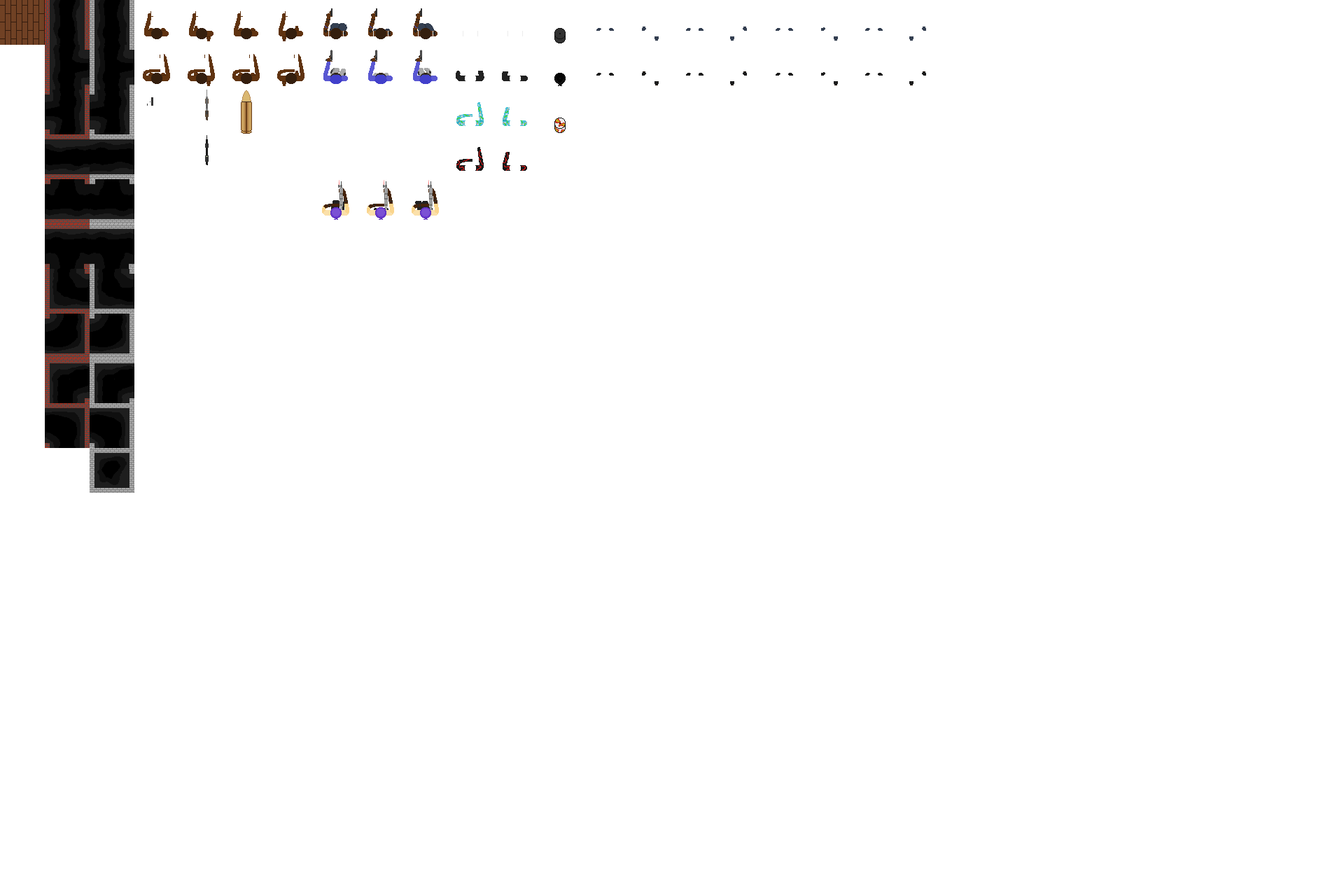
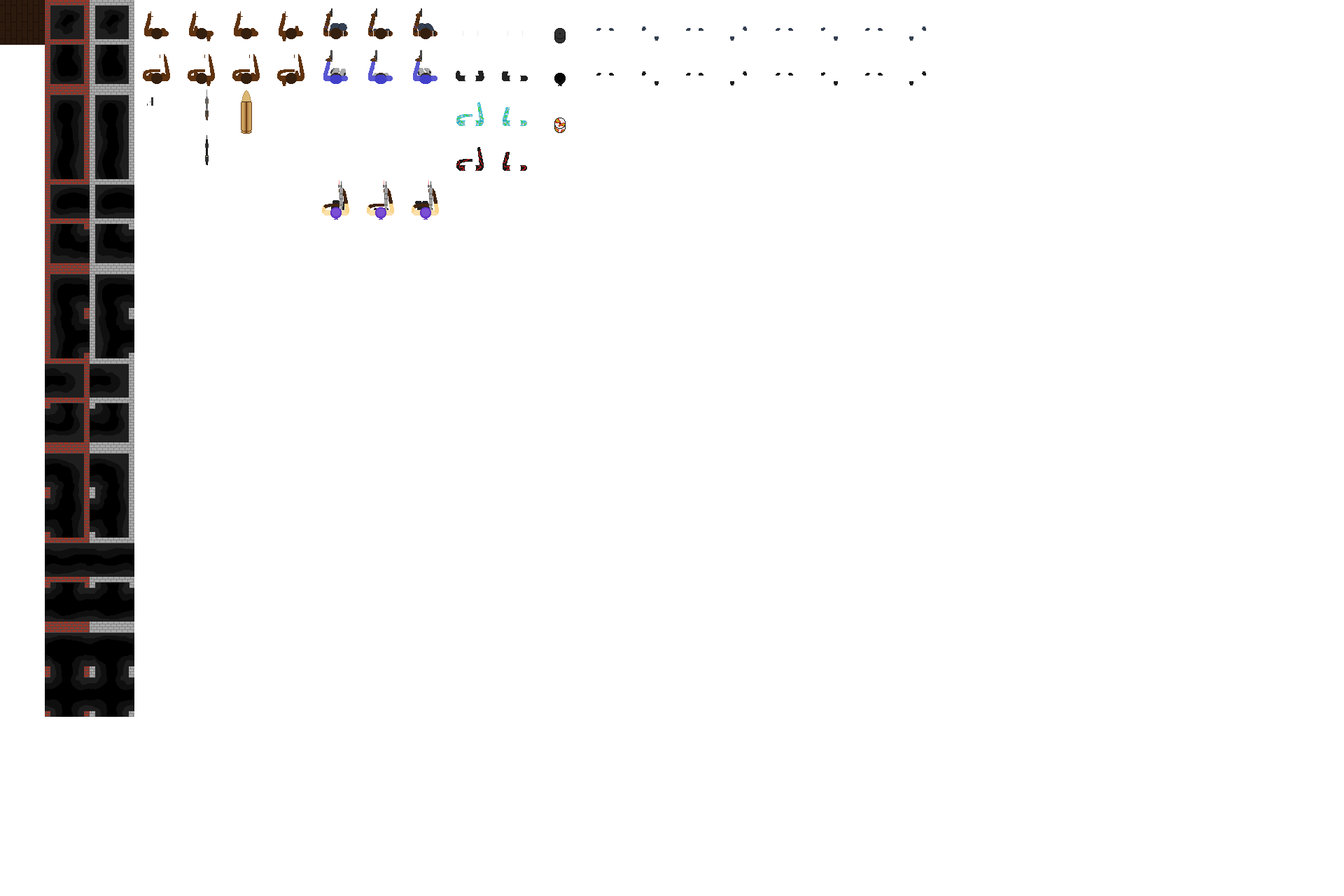
Comparing the layer stacks of the two w=1344, h=896 images. Changes:
painted on "[build][int][wall] pillar.png" over [left=89, top=447, right=135, bottom=493]
painted on "[build][int][wall] corner up-left.png" over [left=89, top=358, right=135, bottom=404]
painted on "[build][int][wall] corner down-right.png" over [left=89, top=313, right=135, bottom=359]
painted on "[build][int][wall] corner down-left.png" over [left=89, top=268, right=135, bottom=314]
painted on "[build][int][wall] horizontal T up.png" over [left=89, top=223, right=135, bottom=269]
painted on "[build][int][wall] horizontal.png" over [left=89, top=134, right=135, bottom=180]
painted on "[build][int][wall] vertical T right.png" over [left=89, top=89, right=135, bottom=135]
painted on "[build][int][wall] vertical T left.png" over [left=89, top=44, right=135, bottom=90]
painted on "wall_corner_ul.png" over [left=44, top=358, right=90, bottom=404]
painted on "wall_corner_dr.png" over [left=44, top=313, right=90, bottom=359]
painted on "wall_corner_dl.png" over [left=44, top=268, right=90, bottom=314]
painted on "wall_h_t_u.png" over [left=44, top=223, right=90, bottom=269]
painted on "wall_h.png" over [left=44, top=134, right=90, bottom=180]
painted on "wall_v_t_r.png" over [left=44, top=89, right=90, bottom=135]
painted on "wall_v_t_l.png" over [left=44, top=44, right=90, bottom=90]
added layer "IntWallNSEW.png #1" above "IntWallSEW.png #1" over [left=89, top=671, right=135, bottom=717]
added layer "IntWallSEW.png #1" above "IntWallNSEW.png" over [left=89, top=626, right=135, bottom=672]
added layer "IntWallEW.png" above "IntWallNSW.png" over [left=89, top=537, right=135, bottom=583]
added layer "IntWallNSW.png" above "IntWallSEW.png" over [left=89, top=492, right=135, bottom=538]
added layer "IntWallSW.png" above "IntWallNW.png" over [left=89, top=447, right=135, bottom=493]
…and 35 more changes (28 added, 7 painted, 1 stack)
